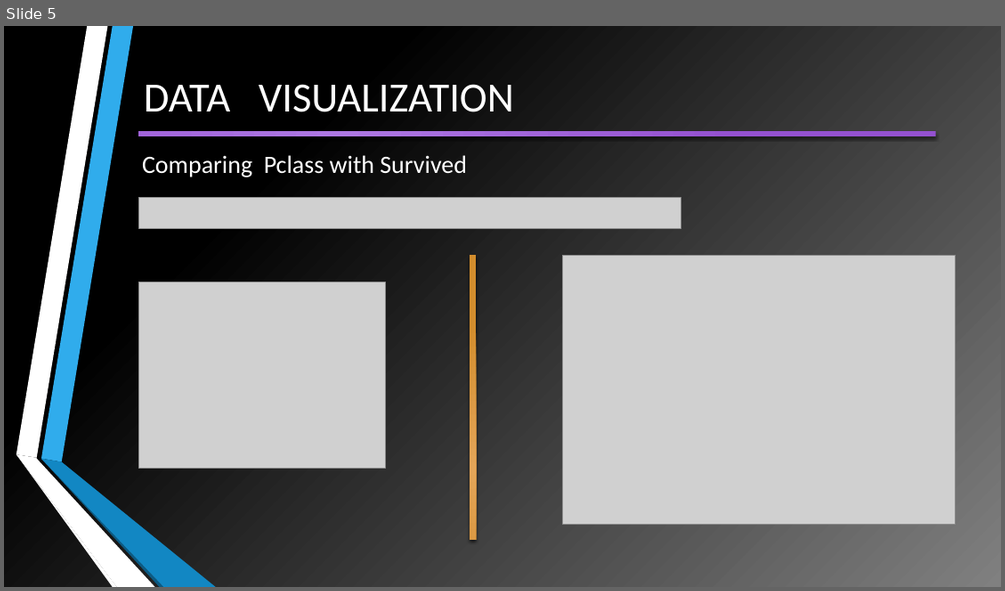
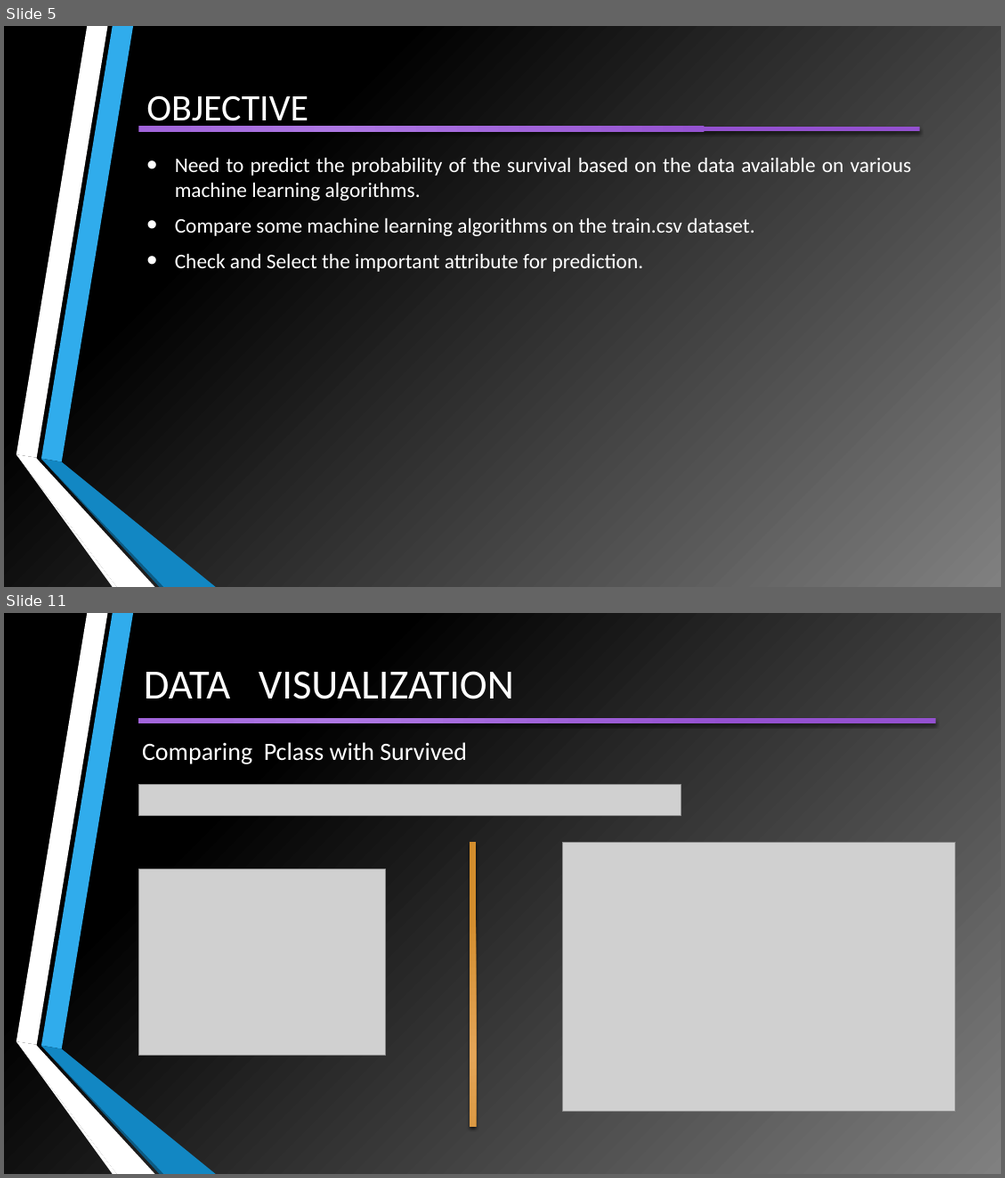
Before and after one commit to VirendraVerma-Viru/Titanic-Project-ML, a slide deck: TITANIC SURVIVOR PREDICTION.pptx. Shown one above the other, each under a label of ours: slide 5 before the commit, slides 5 and 11 after it; the slides between them are not shown. The pictures are 1005x591 and 1005x1178 pixels, drawn with LibreOffice and Linux fonts; fonts in the diff are those of the drawing; grey boxes stand for pictures. Boxes give left, top, right and bottom in pixels: in the first picture for what was removed or moved away, otherwise in the second. Text is boxed around its words. In the diff, an @@ line names an element or a change of style, - is before the commit and + after.

```diff
--- a/TITANIC SURVIVOR PREDICTION.pptx
+++ b/TITANIC SURVIVOR PREDICTION.pptx
@@ slide 5 added at (4,26,1001,587), background gradient #808080 to #000000; not listed: 6 template elements that a slide beside it also shows @@
@@ title added at (146,95,308,129), 36 pt, text #FFFFFF @@
+OBJECTIVE
@@ rectangle added at (139,127,920,131), fill gradient #AE78E3 to #9452D1 @@
@@ text added at (175,157,912,272), 20 pt, text #FFFFFF @@
+• Need to predict the probability of the survival based on the data available on various machine learning algorithms.
+• Compare some machine learning algorithms on the train.csv dataset.
+• Check and Select the important attribute for prediction.
@@ what was slide 5 is now slide 11 @@
```
Also in this commit, not shown: 6 slides changed, 7 other slides added, 2 other files.
